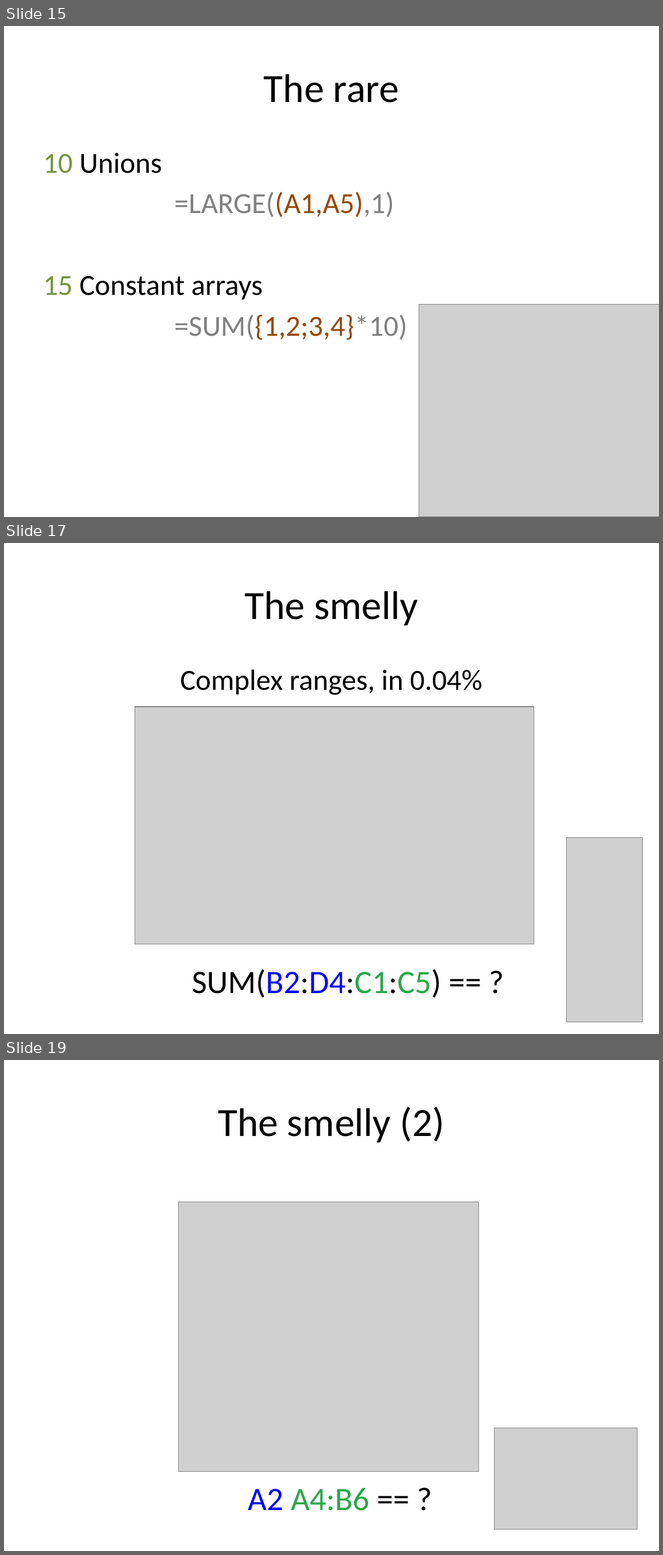
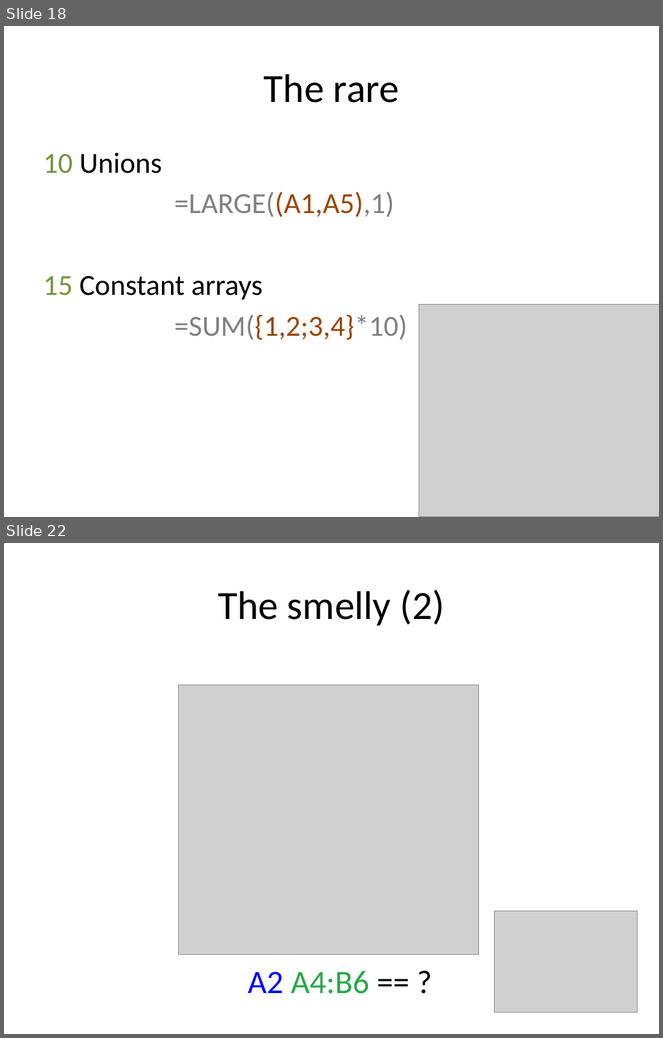
Before and after one commit to spreadsheetlab/XLGrammarPaper, a slide deck: presentation/XLParser.pptx. Shown one above the other, each under a label of ours: slides 15, 17 and 19 before the commit, slides 18 and 22 after it; the slides between them are not shown. The pictures are 663x1555 and 663x1038 pixels, drawn with LibreOffice and Linux fonts; fonts in the diff are those of the drawing; grey boxes stand for pictures. Boxes give left, top, right and bottom in pixels: in the first picture for what was removed or moved away, otherwise in the second. Text is boxed around its words. In the diff, an @@ line names an element or a change of style, - is before the commit and + after.

```diff
--- a/presentation/XLParser.pptx
+++ b/presentation/XLParser.pptx
@@ slide 17 removed at bbox=[4, 543, 659, 1034], background #FFFFFF @@
@@ title removed at bbox=[244, 591, 418, 626] @@
-The smelly
@@ text removed at bbox=[180, 670, 482, 695] @@
-Complex ranges, in 0.04%
@@ picture removed at bbox=[135, 707, 534, 944] @@
@@ picture removed at bbox=[566, 838, 643, 1023] @@
@@ text removed at bbox=[192, 969, 441, 998] @@
-SUM(B2:D4:C1:C5) == ?
@@ what was slide 15 is now slide 18 @@
@@ what was slide 19 is now slide 22 @@
```
Also in this commit, not shown: 7 slides changed, 4 slides added.
